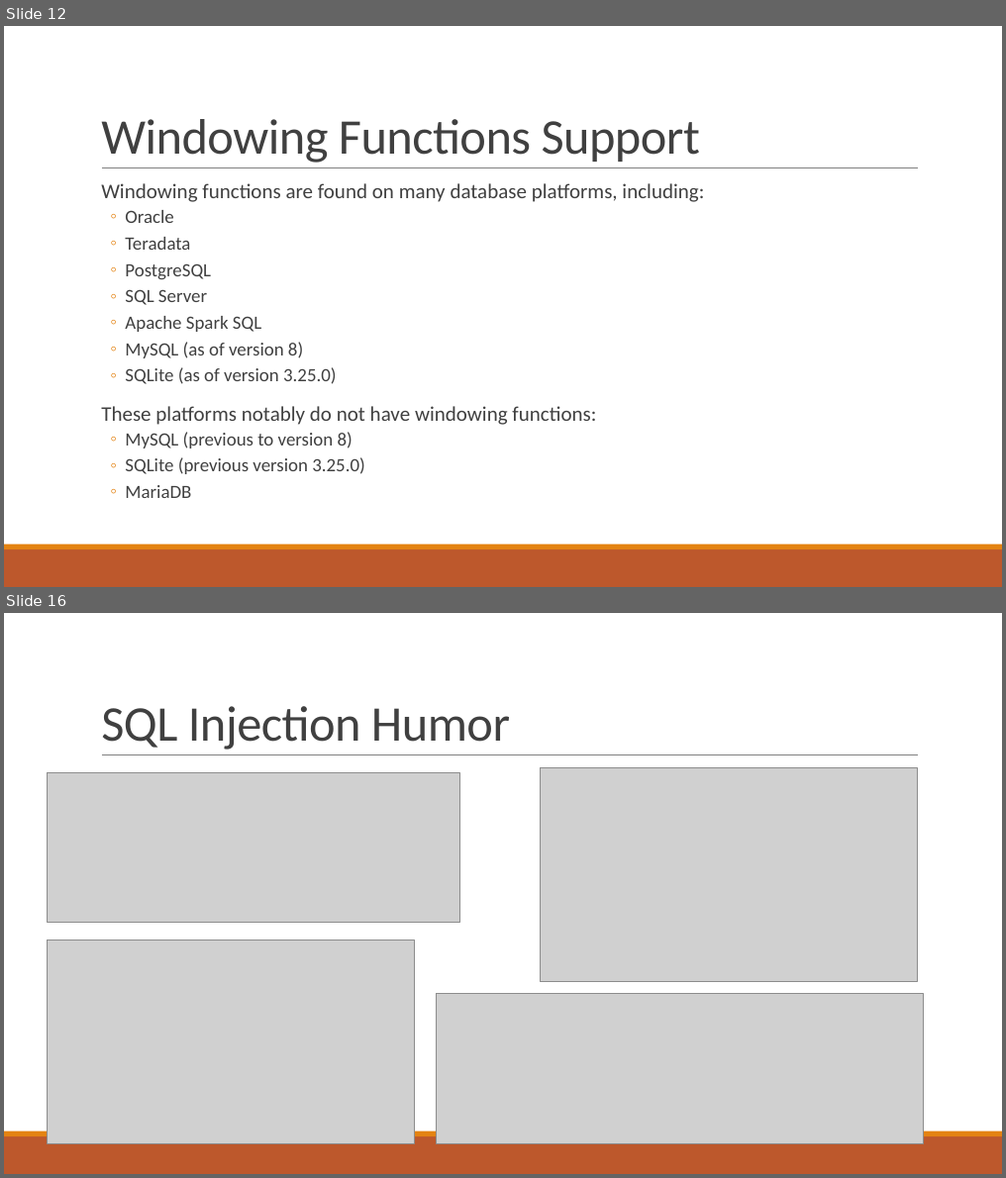
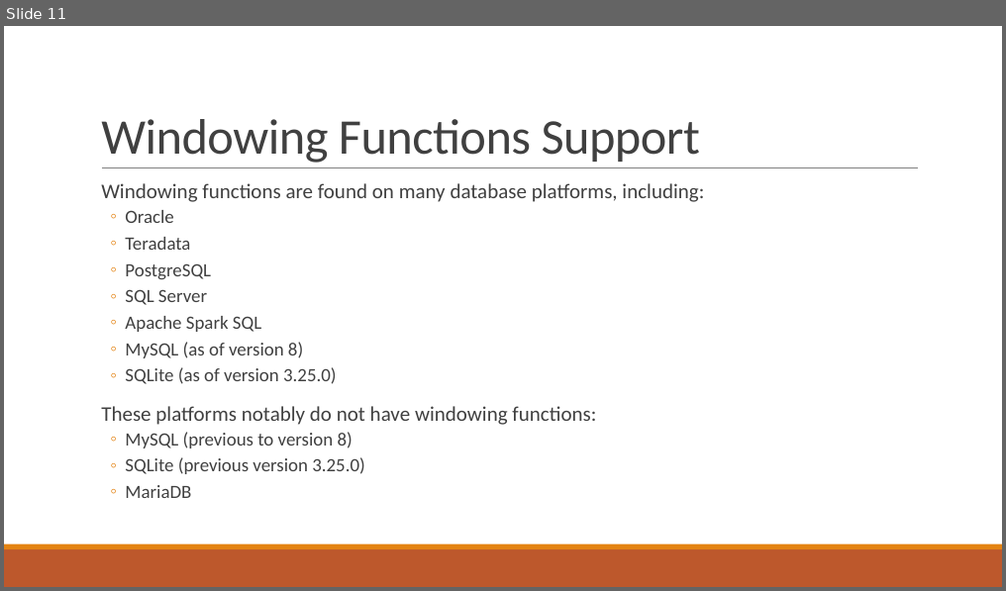
Before and after one commit to thomasnield/oreilly_intermediate_sql_for_data, a slide deck: oreilly_intermediate_sql_for_data_analysis.pptx. Shown one above the other, each under a label of ours: slides 12 and 16 before the commit, slide 11 after it; the slides between them are not shown. The pictures are 1006x1178 and 1006x591 pixels, drawn with LibreOffice and Linux fonts; fonts in the diff are those of the drawing; grey boxes stand for pictures. Boxes give left, top, right and bottom in pixels: in the first picture for what was removed or moved away, otherwise in the second. Text is boxed around its words. In the diff, an @@ line names an element or a change of style, - is before the commit and + after.

```diff
--- a/oreilly_intermediate_sql_for_data_analysis.pptx
+++ b/oreilly_intermediate_sql_for_data_analysis.pptx
@@ slide 16 removed at [4, 613, 1002, 1174], background #FFFFFF; not listed: 3 template elements that a slide beside it also shows @@
@@ title removed at [101, 706, 510, 750] @@
-SQL Injection Humor
@@ picture removed at [47, 773, 460, 922] @@
@@ picture removed at [540, 768, 918, 981] @@
@@ picture removed at [47, 940, 415, 1144] @@
@@ picture removed at [437, 994, 924, 1144] @@
@@ what was slide 12 is now slide 11 @@
```
Also in this commit, not shown: 3 slides changed, 6 other slides removed, 4 other files.
